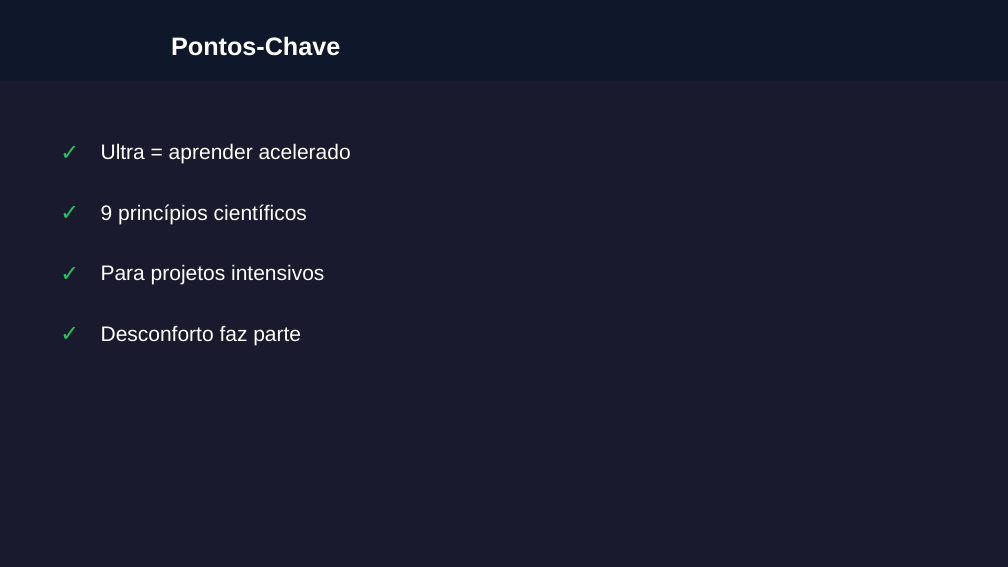
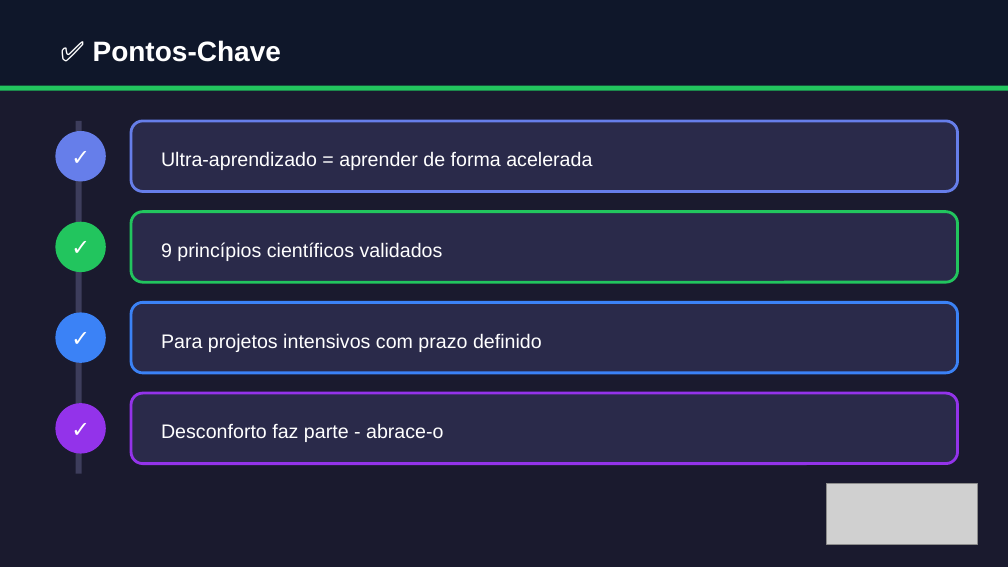
Before and after one commit to almirmeira/educa-com-talento, a slide deck: slide 7 of apresentacoes/foco-produtividade/aula-28-ultra-aprendizado.pptx. Drawn at 1008x567 pixels with LibreOffice and Linux fonts; fonts in the diff are those of the drawing; grey boxes stand for pictures. Boxes give left, top, right and bottom in pixels: in the first picture for what was removed or moved away, otherwise in the second. Text is boxed around its words. In the diff, an @@ line names an element or a change of style, - is before the commit and + after.

```diff
--- a/apresentacoes/foco-produtividade/aula-28-ultra-aprendizado.pptx
+++ b/apresentacoes/foco-produtividade/aula-28-ultra-aprendizado.pptx
@@ rectangle: place and size @@
-rectangle at <box>0,0,1008,81</box>
+rectangle at <box>0,0,1008,91</box>
@@ text at <box>93,40,281,62</box>: text changed; size 18 to 20 pt @@
-Pontos-Chave
+✅ Pontos-Chave
@@ rectangle added at <box>0,86,1008,91</box>, fill #22C55E @@
@@ text removed at <box>50,131,81,171</box> @@
-✓
@@ text "✓": place and size @@
-text "✓" at <box>50,192,81,232</box>
+text "✓" at <box>55,136,106,176</box>
@@ ellipse added at <box>55,131,106,181</box>, fill #667EEA @@
@@ rectangle added at <box>76,121,82,474</box>, fill #3D3D5C @@
@@ rounded rectangle added at <box>131,121,958,192</box>, fill #2A2A4A, outline #667EEA 2 pt @@
@@ text at <box>161,151,592,170</box>: text changed; size 15 to 14 pt @@
-Ultra = aprender acelerado
+Ultra-aprendizado = aprender de forma acelerada
@@ text "✓": place and size @@
-text "✓" at <box>50,312,81,353</box>
+text "✓" at <box>55,227,106,267</box>
@@ ellipse added at <box>55,222,106,272</box>, fill #22C55E @@
@@ rounded rectangle added at <box>131,212,958,282</box>, fill #2A2A4A, outline #22C55E 2 pt @@
@@ text at <box>161,242,443,261</box>: text changed; size 15 to 14 pt @@
-9 princípios científicos
+9 princípios científicos validados
@@ text colour #22C55E to #FFFFFF; alignment left to centre in 3 elements at <box>55,136,106,176</box>, <box>55,227,106,267</box>, <box>55,318,106,358</box> @@
@@ text "✓": place and size @@
-text "✓" at <box>50,252,81,292</box>
+text "✓" at <box>55,318,106,358</box>
@@ ellipse added at <box>55,312,106,363</box>, fill #3B82F6 @@
@@ rounded rectangle added at <box>131,302,958,373</box>, fill #2A2A4A, outline #3B82F6 2 pt @@
@@ text at <box>161,333,542,352</box>: text changed; size 15 to 14 pt @@
-Para projetos intensivos
+Para projetos intensivos com prazo definido
@@ ellipse added at <box>55,403,106,454</box>, fill #9333EA @@
@@ text added at <box>55,408,106,449</box>, 16 pt, text #FFFFFF, bold @@
+✓
@@ rounded rectangle added at <box>131,393,958,464</box>, fill #2A2A4A, outline #9333EA 2 pt @@
@@ text at <box>161,423,443,442</box>: text changed; size 15 to 14 pt @@
-Desconforto faz parte
+Desconforto faz parte - abrace-o
@@ picture added at <box>827,484,978,544</box> @@
```
Also in this commit, not shown: 8 other slides changed, 27 other files.
